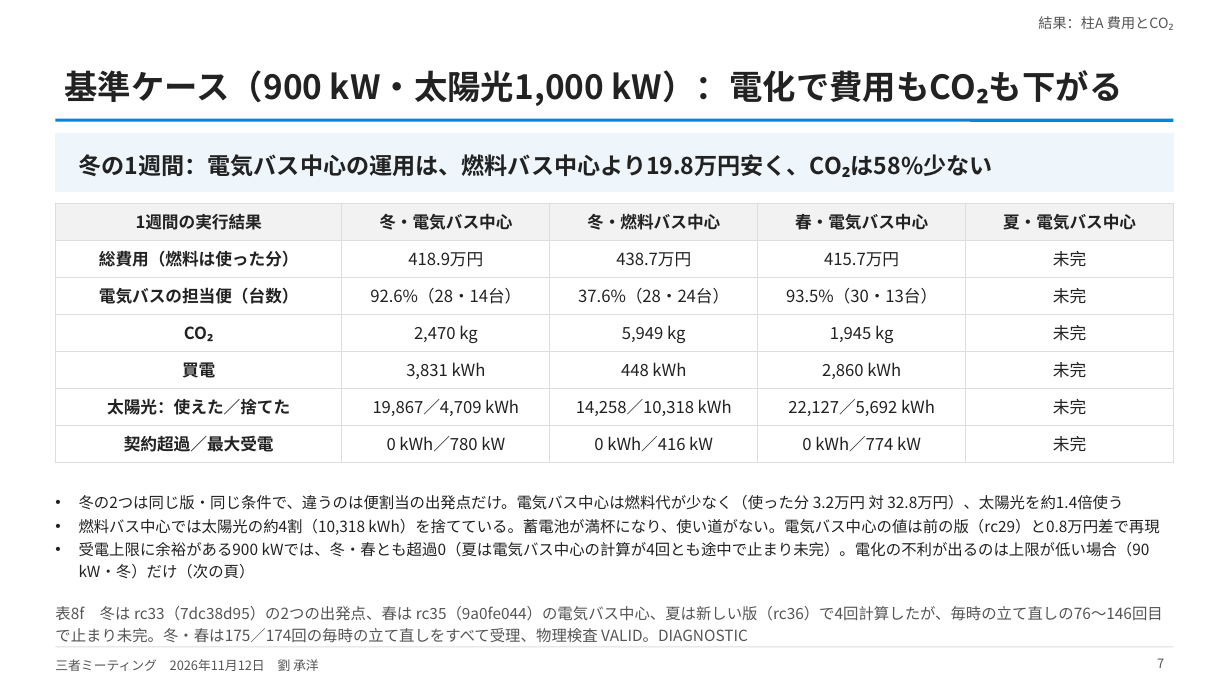
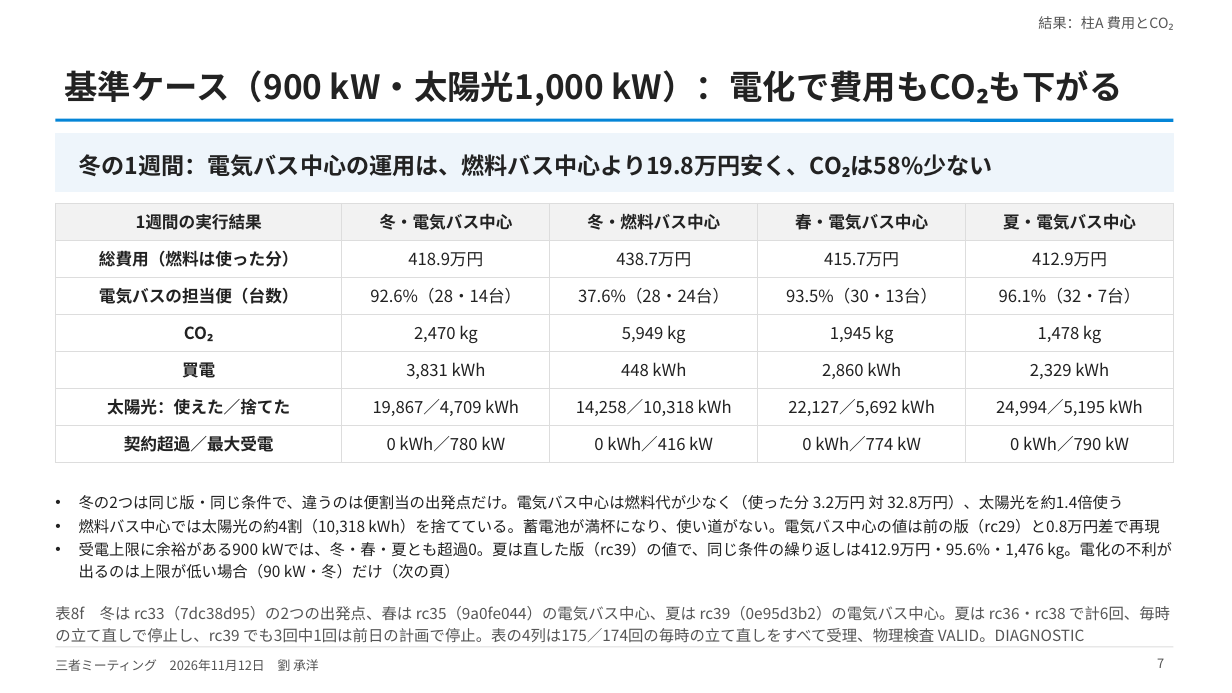
Before and after one commit to CYLIU2003/master-course, a slide deck: slide 7 of outcome/2026-11-12_three_party/three_party_20261112.pptx. Drawn at 1232x693 pixels with LibreOffice and Linux fonts; fonts in the diff are those of the drawing. Boxes give left, top, right and bottom in pixels: in the first picture for what was removed or moved away, otherwise in the second. Text is boxed around its words. In the diff, an @@ line names an element or a change of style, - is before the commit and + after.

```diff
--- a/outcome/2026-11-12_three_party/three_party_20261112.pptx
+++ b/outcome/2026-11-12_three_party/three_party_20261112.pptx
@@ table at [55, 203, 1174, 456] @@
-row 2, column 5: 未完
+row 2, column 5: 412.9万円
-row 3, column 5: 未完
+row 3, column 5: 96.1%（32・7台）
-row 4, column 5: 未完
+row 4, column 5: 1,478 kg
-row 5, column 5: 未完
+row 5, column 5: 2,329 kWh
-row 6, column 5: 未完
+row 6, column 5: 24,994／5,195 kWh
-row 7, column 5: 未完
+row 7, column 5: 0 kWh／790 kW
@@ text at [79, 542, 1172, 579]: text changed @@
-• 受電上限に余裕がある900 kWでは、冬・春とも超過0（夏は電気バス中心の計算が4回とも途中で止まり未完）。電化の不利が出るのは上限が低い場合（90 kW・冬）だけ（次の頁）
+• 受電上限に余裕がある900 kWでは、冬・春・夏とも超過0。夏は直した版（rc39）の値で、同じ条件の繰り返しは412.9万円・95.6%・1,476 kg。電化の不利が出るのは上限が低い場合（90 kW・冬）だけ（次の頁）
@@ text at [55, 606, 1170, 643]: text changed @@
-表8f 冬は rc33（7dc38d95）の2つの出発点、春は rc35（9a0fe044）の電気バス中心、夏は新しい版（rc36）で4回計算したが、毎時の立て直しの76〜146回目で止まり未完。冬・春は175／174回の毎時の立て直しをすべて受理、物理検査 VALID。DIAGNOSTIC
+表8f 冬は rc33（7dc38d95）の2つの出発点、春は rc35（9a0fe044）の電気バス中心、夏は rc39（0e95d3b2）の電気バス中心。夏は rc36・rc38 で計6回、毎時の立て直しで停止し、rc39 でも3回中1回は前日の計画で停止。表の4列は175／174回の毎時の立て直しをすべて受理、物理検査 VALID。DIAGNOSTIC
```
Also in this commit, not shown: 11 other slides changed, 10 other files.
